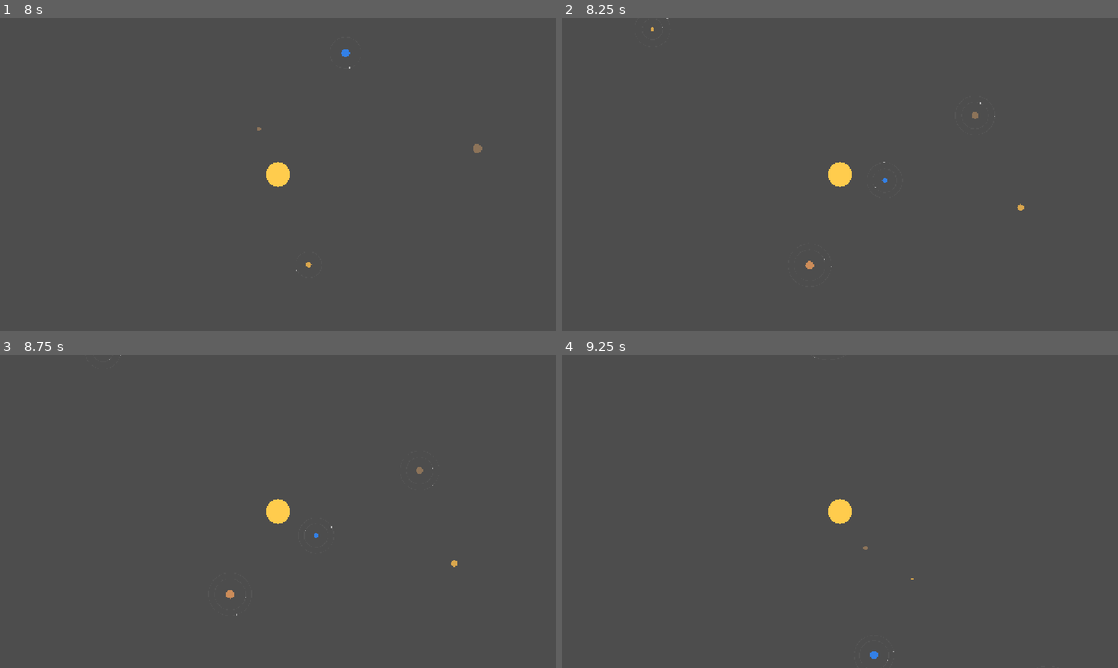
Above: before the commit, frames 1-4 (two rows, left to right).
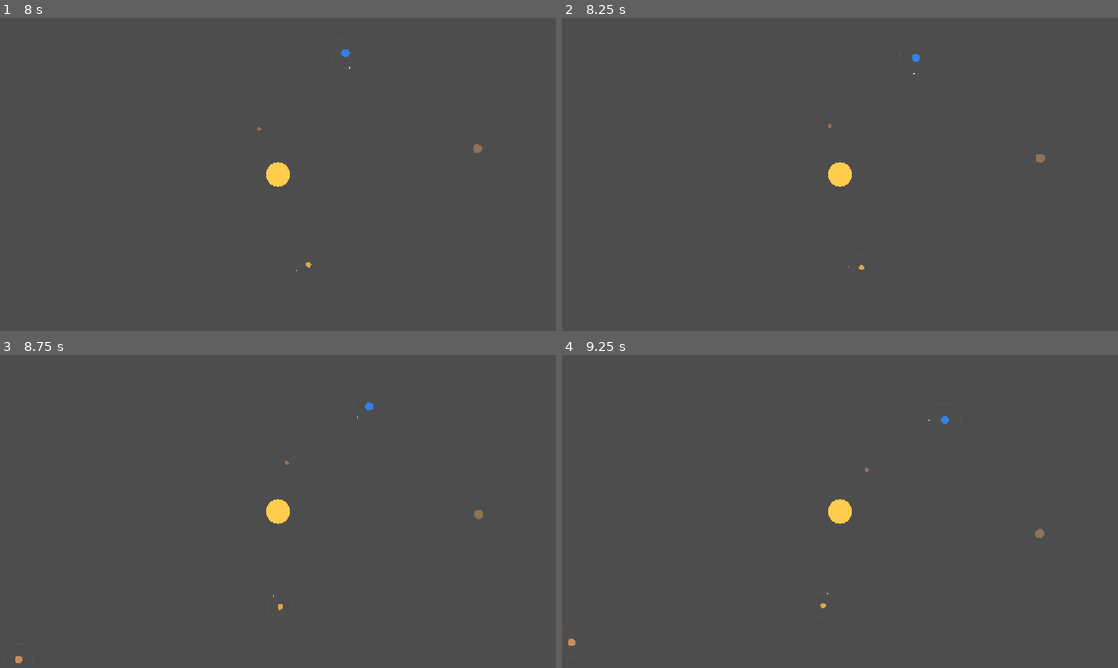
Above: after the commit, the same moments.

Repository: koromerzhin/astralis
Game: Godot game, scene res://scenes/main/Main.tscn
Same seed, same stepped clock (60 frames per second), same inputs: the game is played once before the commit and once after it. The project has no main scene, so this scene is started directly.
Inputs (mouse positions are in pixels of both pictures, inside the frame that each line leads up to):
- Up to frame 1 (8 s): tap Enter at 0.5 s; move the mouse to (400, 158) at 0.52 s; hold D 0.53-1.28 s; hold Z 0.53-1.28 s; click (400, 158) at 0.67 s; move the mouse to (166, 190) at 1.27 s; hold S 1.28-2.03 s; tap Q every 1.5 s from 1.35 to 7.35 s; click (166, 190) at 1.42 s; move the mouse to (333, 105) at 2.02 s; hold D 2.03-2.78 s; hold Z 2.03-2.78 s; click (333, 105) at 2.17 s; move the mouse to (250, 237) at 2.77 s; hold W 2.78-3.53 s; click (250, 237) at 2.92 s; move the mouse to (444, 221) at 3.52 s; hold Z 3.53-4.28 s; hold A 3.53-5.03 s; click (444, 221) at 3.67 s; move the mouse to (111, 127) at 4.27 s; click (111, 127) at 4.42 s; move the mouse to (305, 174) at 5.02 s; hold S 5.03-5.78 s; hold Z 5.03-5.78 s; click (305, 174) at 5.17 s; move the mouse to (194, 96) at 5.77 s; hold D 5.78-6.53 s; click (194, 96) at 5.92 s; move the mouse to (400, 158) at 6.52 s; hold W 6.53-7.28 s; hold Z 6.53-7.28 s; click (400, 158) at 6.67 s; move the mouse to (166, 190) at 7.27 s; hold D from 7.28 s (still down); click (166, 190) at 7.42 s
- Up to frame 2 (8.25 s): move the mouse to (895, 105) at 8.02 s; release D at 8.03 s; hold S from 8.03 s (still down); hold Z from 8.03 s (still down); click (895, 105) at 8.17 s
- Up to frame 3 (8.75 s): keep holding S; keep holding Z
- Up to frame 4 (9.25 s): move the mouse to (812, 574) at 8.77 s; release S at 8.78 s; release Z at 8.78 s; hold A from 8.78 s (still down); tap Q at 8.85 s; click (812, 574) at 8.92 s

Frame 1 is identical in both runs. In frame 2, 0.2% of the frame differs, in the area x 16-87%, y 0-81%; in frame 3, 0.2%, in the area x 2-87%, y 0-99%; in frame 4, 0.2%.

Commit message:
feat: implement planet selection and information display in system view

Diff:
--- a/scripts/core/main.gd
+++ b/scripts/core/main.gd
@@ -25,6 +25,8 @@
 
 	$Galaxy.set_stars(stars)
 	$Galaxy.star_selected.connect(_on_star_selected)
+
+	$System.planet_selected.connect(_on_planet_selected)
 
 	$System.visible = false
 	$System/Camera2D.enabled = false
@@ -66,3 +68,14 @@
 
 	$Galaxy.visible = true
 	$Galaxy/Camera2D.enabled = true
+
+func _on_planet_selected(planet: Dictionary) -> void:
+	var info := "Planète #" + str(planet["id"]) + "\n\n"
+	info += "Type : " + str(planet["type"]) + "\n"
+	info += "Taille : " + str(planet["size"]) + "\n"
+	info += "Distance : " + str(round(planet["orbit_distance"])) + "\n"
+	info += "Lunes : " + str(planet["moons"]) + "\n"
+	info += "Seed : " + str(planet["seed"])
+
+	$StarInfo/InfoLabel.text = info
+	$StarInfo.visible = true
--- a/scripts/galaxy/galaxy_view.gd
+++ b/scripts/galaxy/galaxy_view.gd
@@ -38,6 +38,9 @@
 
 
 func _unhandled_input(event: InputEvent) -> void:
+	if not visible:
+		return
+
 	if event is InputEventMouseButton:
 		if event.pressed:
 			if event.button_index == MOUSE_BUTTON_WHEEL_UP:
@@ -48,7 +51,6 @@
 
 			elif event.button_index == MOUSE_BUTTON_LEFT:
 				_select_star_at_position(get_global_mouse_position())
-
 
 func _select_star_at_position(mouse_position: Vector2) -> void:
 	var closest_star_id := -1
--- a/scripts/systems/system_view.gd
+++ b/scripts/systems/system_view.gd
@@ -1,4 +1,6 @@
 extends Node2D
+
+signal planet_selected(planet: Dictionary)
 
 var system: Dictionary = {}
 var planets: Array[Dictionary] = []
@@ -38,22 +40,22 @@
 	var moons: Array[Dictionary] = []
 
 	for i in moon_count:
-		var moon_seed := rng.randi()
-
-		var distance := 18.0 + planet_size * 8.0
+		var moon_seed: int = rng.randi()
+
+		var distance: float = 18.0 + planet_size * 8.0
 		distance += float(i) * 12.0
 		distance += rng.randf_range(-3.0, 3.0)
 
-		var size := rng.randf_range(0.15, 0.35)
-
-		var orbit_speed := rng.randf_range(1.0, 2.5)
-
-		var moon := {
+		var size: float = rng.randf_range(0.15, 0.35)
+		var orbit_speed: float = rng.randf_range(1.0, 2.5)
+		var angle: float = rng.randf_range(0.0, TAU)
+
+		var moon: Dictionary = {
 			"id": i,
 			"seed": moon_seed,
 			"distance": distance,
 			"size": size,
-			"angle": rng.randf_range(0.0, TAU),
+			"angle": angle,
 			"orbit_speed": orbit_speed
 		}
 
@@ -99,19 +101,21 @@
 		)
 
 		# Position de la planète
-		var position := Vector2(
+		var planet_position: Vector2 = Vector2(
 			cos(angle) * orbit_distance,
 			sin(angle) * orbit_distance
 		)
 
+		# Planète
 		draw_circle(
-			position,
+			planet_position,
 			planet_size * 5.0,
 			_get_planet_color(planet["type"])
 		)
 
+		# Lunes
 		_draw_moons(
-			position,
+			planet_position,
 			planet["moon_data"]
 		)
 
@@ -136,11 +140,13 @@
 			1.0
 		)
 
-		var moon_position := planet_position + Vector2(
+		# Position de la lune
+		var moon_position: Vector2 = planet_position + Vector2(
 			cos(angle) * distance,
 			sin(angle) * distance
 		)
 
+		# Lune
 		draw_circle(
 			moon_position,
 			size * 5.0,
@@ -167,3 +173,48 @@
 
 		_:
 			return Color.WHITE
+
+
+func _input(event: InputEvent) -> void:
+	if not visible:
+		return
+
+	if event is InputEventMouseButton:
+		if event.pressed:
+			if event.button_index == MOUSE_BUTTON_LEFT:
+				_select_planet_at_position(
+					get_global_mouse_position()
+				)
+
+				get_viewport().set_input_as_handled()
+
+
+func _select_planet_at_position(mouse_position: Vector2) -> void:
+	var closest_planet: Dictionary = {}
+	var closest_distance: float = INF
+
+	for planet in planets:
+		var orbit_distance: float = planet["orbit_distance"]
+		var angle: float = planet["angle"]
+
+		var planet_position: Vector2 = Vector2(
+			cos(angle) * orbit_distance,
+			sin(angle) * orbit_distance
+		)
+
+		var distance: float = mouse_position.distance_to(
+			planet_position
+		)
+
+		if distance < closest_distance:
+			closest_distance = distance
+			closest_planet = planet
+
+	if closest_planet.is_empty():
+		return
+
+	var zoom: float = $Camera2D.zoom.x
+	var selection_distance: float = 20.0 / zoom
+
+	if closest_distance <= selection_distance:
+		planet_selected.emit(closest_planet)
